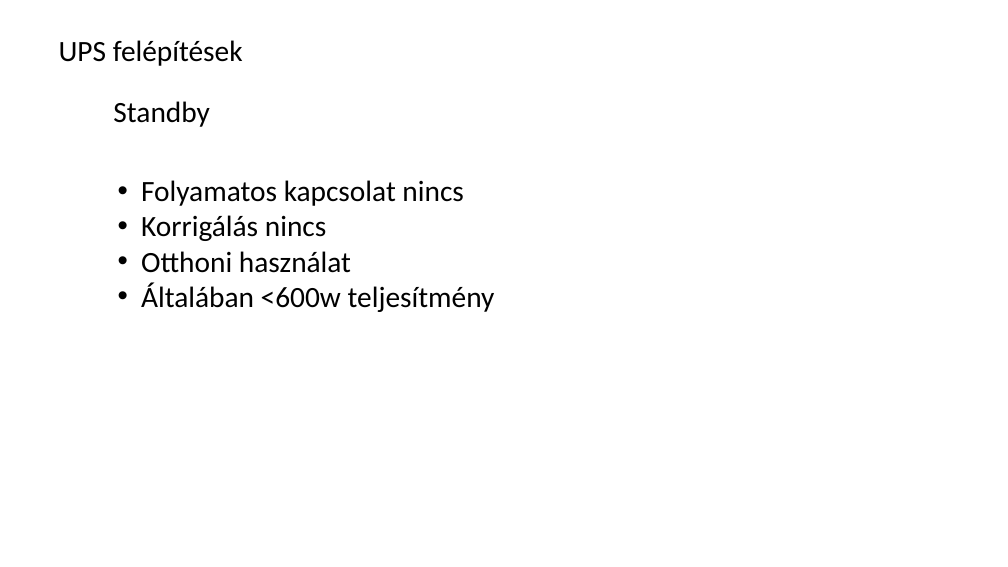
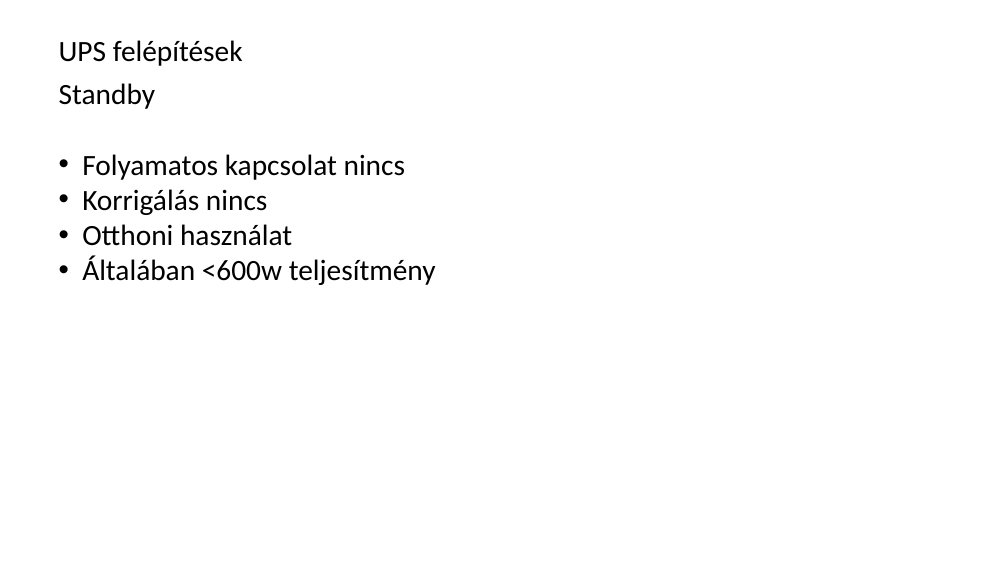
Before and after one commit to RCsSto/cad-cam-szunetment, a slide deck: slide 16 of CADCAM.pptx (slide 15 before the commit). Drawn at 1008x567 pixels with LibreOffice and Linux fonts; fonts in the diff are those of the drawing. Boxes give left, top, right and bottom in pixels: in the first picture for what was removed or moved away, otherwise in the second. Text is boxed around its words. In the diff, an @@ line names an element or a change of style, - is before the commit and + after.

```diff
--- a/CADCAM.pptx
+++ b/CADCAM.pptx
@@ text "Standby": place and size @@
-text "Standby" at bbox=[141, 180, 495, 312]
+text "Standby" at bbox=[59, 83, 436, 285]
@@ text at bbox=[59, 83, 155, 109]: paragraph added @@
+Standby
@@ text removed at bbox=[113, 101, 209, 127] @@
-Standby
```
Also in this commit, not shown: 13 other slides changed, 3 slides added, 2 slides removed, 1 other file.
